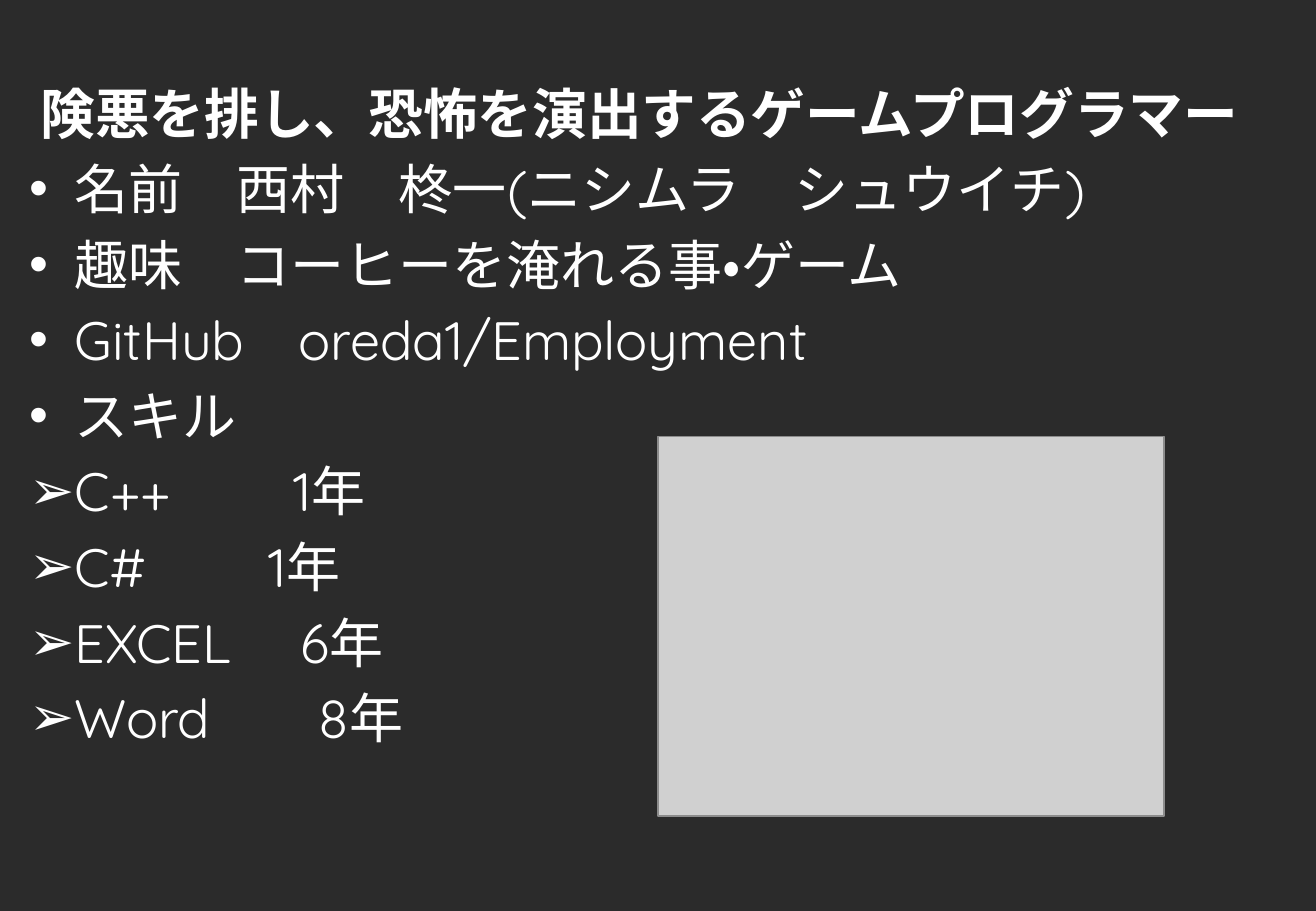
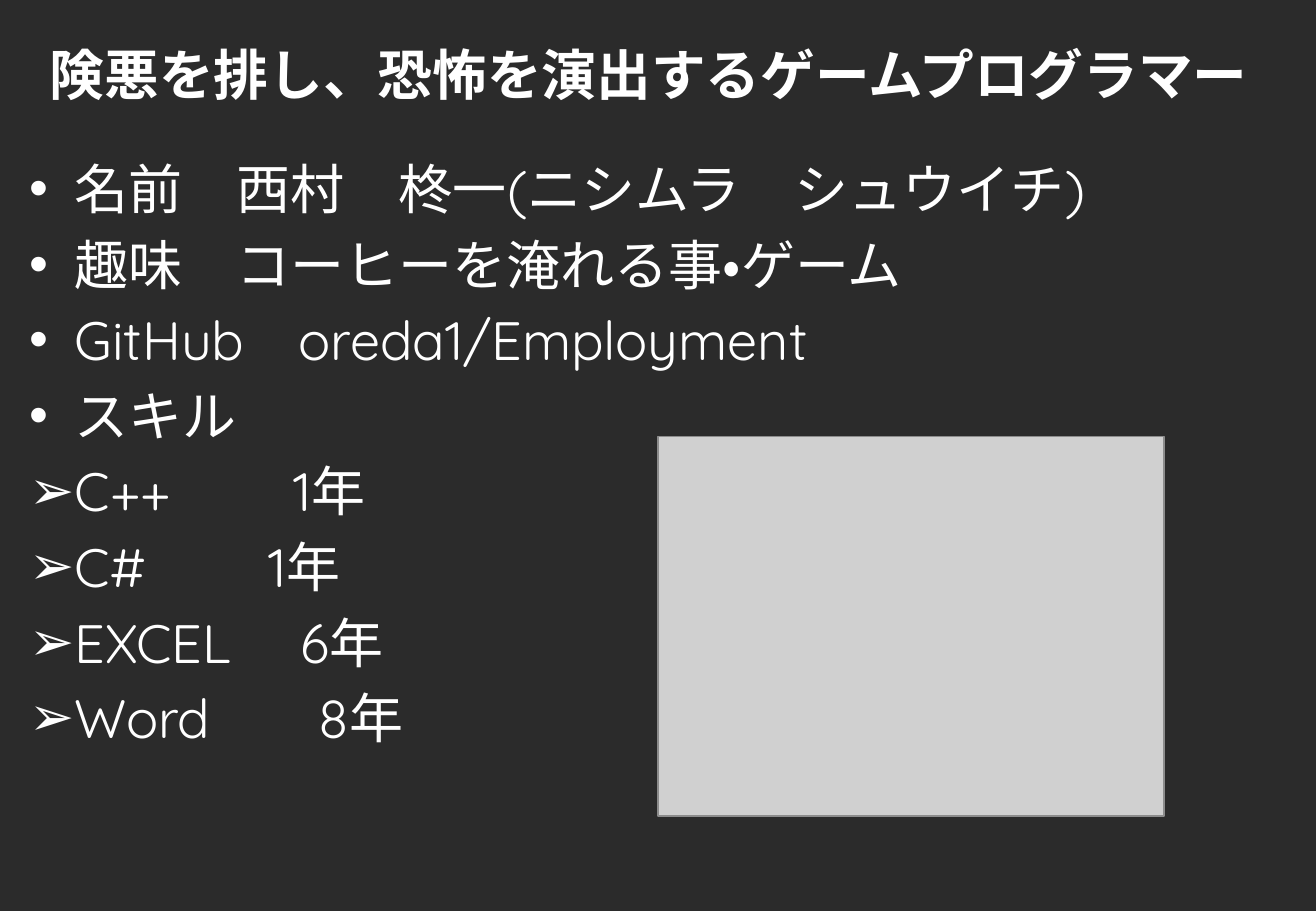
Before and after one commit to oreda1/Employment, a slide deck: slide 1 of ポートフォリオ.pptx. Drawn at 1316x911 pixels with LibreOffice and Linux fonts; fonts in the diff are those of the drawing; grey boxes stand for pictures; background and template pictures are left out; a plain dark background stands for a picture behind light text. Boxes give left, top, right and bottom in pixels: in the first picture for what was removed or moved away, otherwise in the second. Text is boxed around its words. In the diff, an @@ line names an element or a change of style, - is before the commit and + after.

```diff
--- a/ポートフォリオ.pptx
+++ b/ポートフォリオ.pptx
@@ title "険悪を排し、恐怖を演出するゲームプログラマー": place and size @@
-title "険悪を排し、恐怖を演出するゲームプログラマー" at (40, 87, 1238, 139)
+title "険悪を排し、恐怖を演出するゲームプログラマー" at (50, 48, 1248, 100)
```
Also in this commit, not shown: 3 other slides changed, 9 other files.
